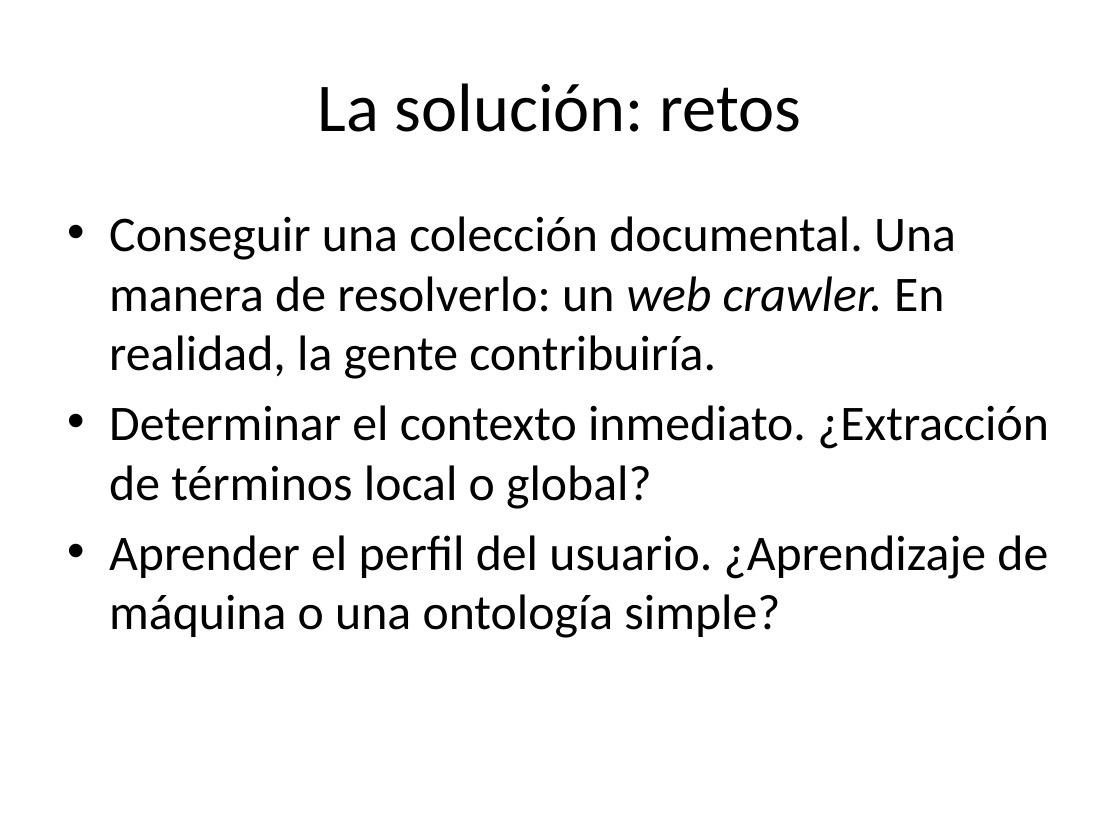
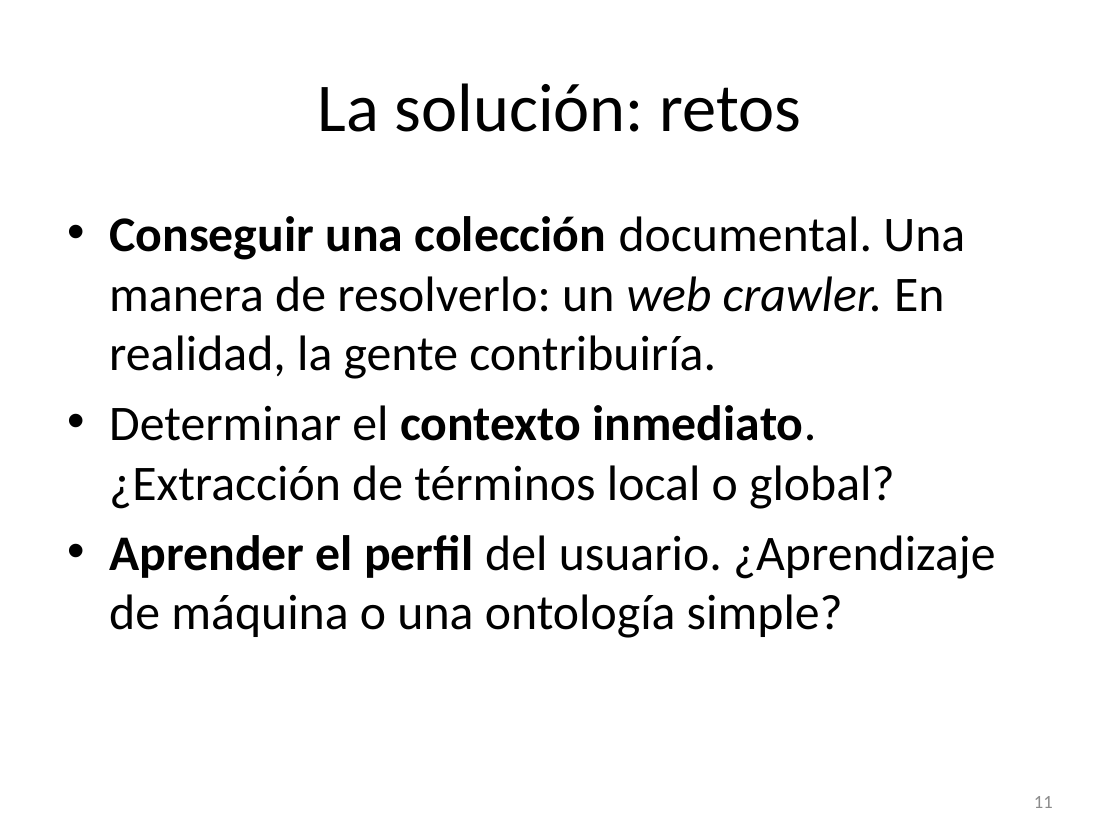
Before and after one commit to lfborjas/Lebrixen, a slide deck: slide 11 of Expo.pptx. Drawn at 1120x840 pixels with LibreOffice and Linux fonts; fonts in the diff are those of the drawing. Boxes give left, top, right and bottom in pixels: in the first picture for what was removed or moved away, otherwise in the second. Text is boxed around its words. In the diff, an @@ line names an element or a change of style, - is before the commit and + after.

```diff
--- a/Expo.pptx
+++ b/Expo.pptx
@@ text "Conseguir una colección documental. Una ..." at [109, 216, 996, 638]: bold on in "Conseguir una colección", "contexto inmediato.", "Aprender el perfil" @@
@@ page number added at [1034, 796, 1053, 808], 12 pt, text #8C8C8C @@
+11
```
Also in this commit, not shown: 14 other slides changed, 1 slide added, 1 slide removed, 1 other file.
